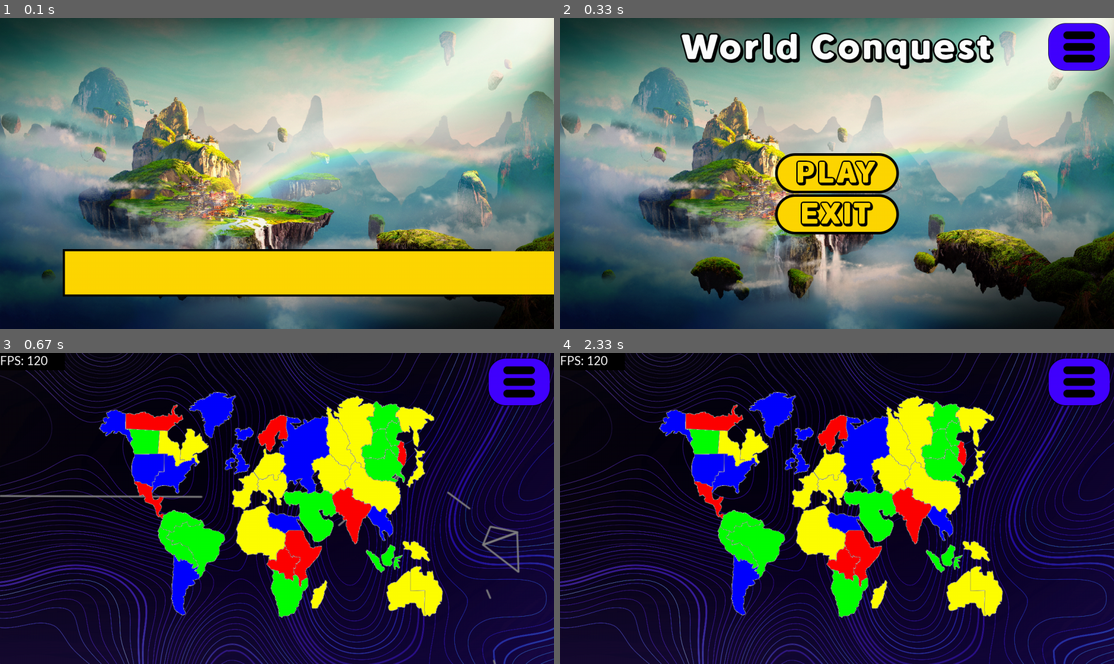
Above: before the commit, frames 1-4 (two rows, left to right).
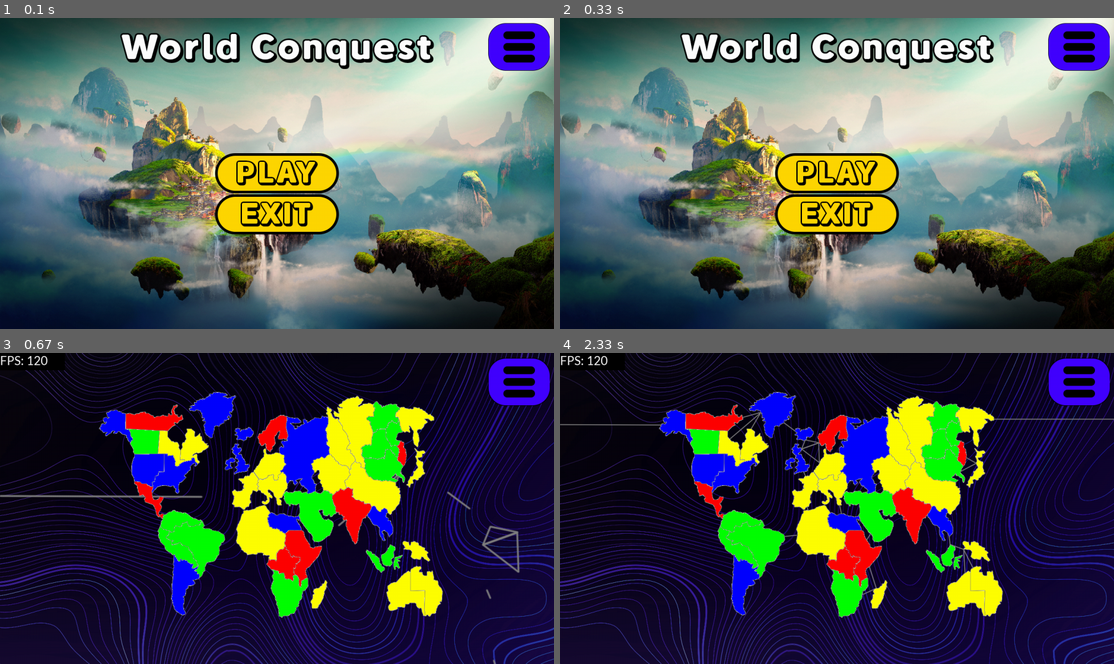
Above: after the commit, the same moments.

Repository: SWE2024/project-pygame
Game: pygame game, started from main.py
Two runs of this game, one before a commit and one after it. Both use one fixed random seed, a clock stepped at 60 frames per second and the inputs below.
Inputs (mouse positions are in pixels of both pictures, inside the frame that each line leads up to):
- Up to frame 1 (0.1 s): no input
- Up to frame 2 (0.33 s): no input
- Up to frame 3 (0.67 s): click (277, 508) at 0.38 s
- Up to frame 4 (2.33 s): click (837, 530) at 0.72 s; tap F at 2 s

The runs differ from the first frame. In frame 1, 24% of the frame differs, in the area x 11-100%, y 1-90%; in frame 2, nothing differs; in frame 3, nothing differs; in frame 4, 0.4%.

Commit message:
resize fix

Diff:
--- a/main.py
+++ b/main.py
@@ -30,6 +30,8 @@
     screen.fill('black')
     current_ocean = pygame.transform.scale(imgOcean, (new_width, new_height))
     screen.blit(current_ocean, (0, 0))
+    current_connections = pygame.transform.scale(connections, (new_width, new_height))
+    screen.blit(current_connections, (0, 0))
 
     for country in list_of_countries:
         country.set_image(new_width, new_height)
@@ -170,11 +172,12 @@
 x = 0
 def update_progress_bar():
     global x
-    if x == 1:
+    if x >= 1:
         return
-    pygame.draw.rect(screen, (255, 215, 0, 255), pygame.Rect(150, display_height * 0.75, (display_width * x) - 300, 100))
-    pygame.display.flip()
-    x += (1 / 29)
+    else:
+        pygame.draw.rect(screen, (255, 215, 0, 255), pygame.Rect(150, display_height * 0.75, (display_width * x) - 300, 100))
+        pygame.display.flip()
+        x += (1 / 29)
 
 current_path = os.path.dirname(__file__)
 icon = pygame.image.load(current_path + '/assets/imgIco.png').convert_alpha()
